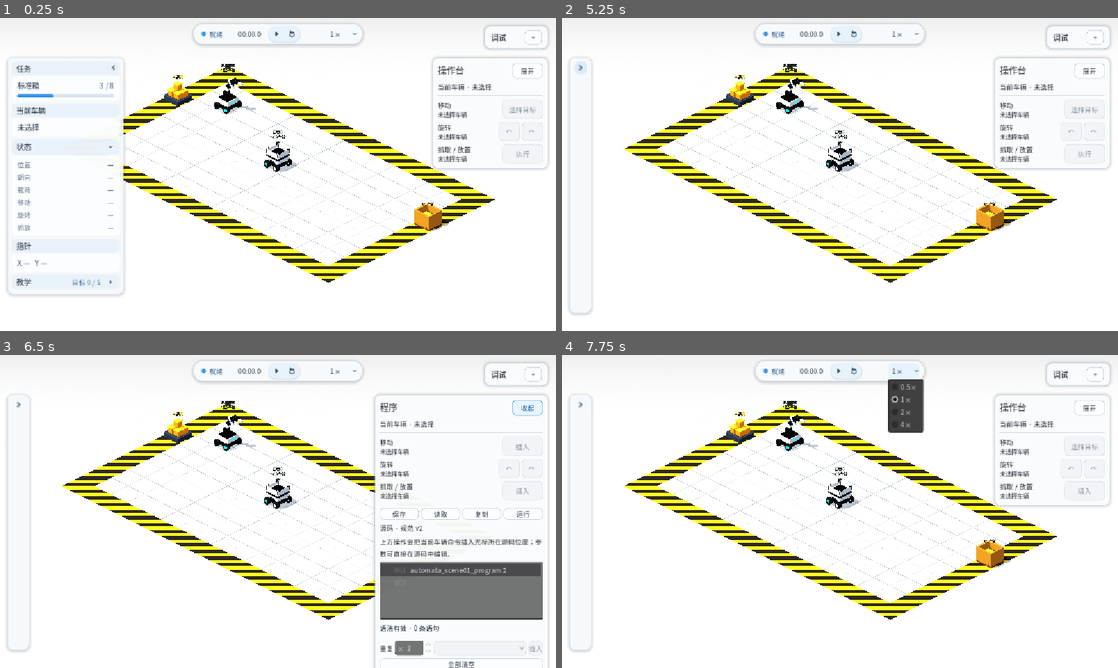
Above: before the commit, frames 1-4 (two rows, left to right).
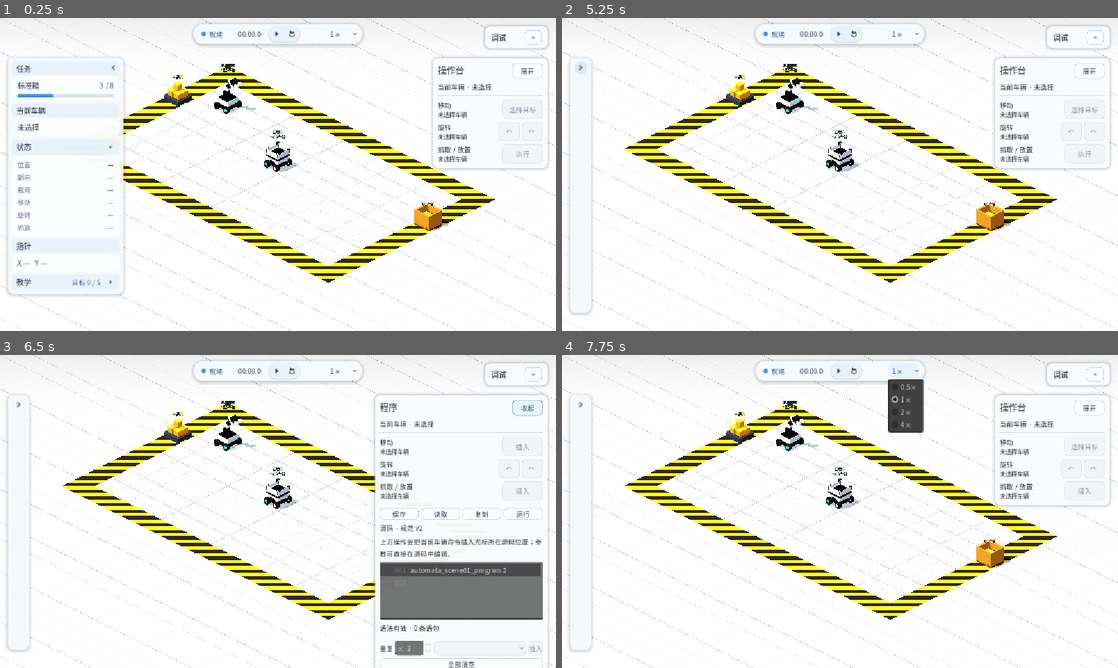
Above: after the commit, the same moments.

Repository: Ri0n72Y/automata
Game: Godot game, scene res://scenes/scene_01/scene_01_basic_packing.tscn
The game is run twice, just before and just after one commit, with the same random seed, the same clock (stepped at 60 frames per second) and the same inputs.
Inputs (mouse positions are in pixels of both pictures, inside the frame that each line leads up to):
- Up to frame 1 (0.25 s): no input
- Up to frame 2 (5.25 s): click (673, 146) at 0.5 s; click (673, 199) at 1.27 s; click "下一步" at 2 s; click "上一步" at 2.75 s; click "跳过教学" at 3.5 s; click "打开教学" at 4.25 s; click (673, 68) at 5 s
- Up to frame 3 (6.5 s): click "展开" at 5.75 s
- Up to frame 4 (7.75 s): click "收起" at 6.5 s; click "1×" at 7.25 s

The runs differ from the first frame. In frame 1, 0.7% of the frame differs, in the area x 0-100%, y 0-100%; in frame 2, 0.9%; in frame 3, 0.7%; in frame 4, 0.9%.

Commit message:
art(scene-01): rebalance matte tile floor and normal relief

Diff:
--- a/scenes/scene_01/materials/floor_cross_backdrop.tres
+++ b/scenes/scene_01/materials/floor_cross_backdrop.tres
@@ -10,10 +10,10 @@
 shader_parameter/normal_texture = ExtResource("3_normal")
 shader_parameter/tile_repeat = Vector2(200, 200)
 shader_parameter/tint = Color(1, 1, 1, 1)
-shader_parameter/albedo_lift = 0.055
-shader_parameter/albedo_contrast = 0.92
-shader_parameter/normal_depth = 1.10
-shader_parameter/roughness_value = 0.75
+shader_parameter/albedo_lift = 0.01
+shader_parameter/albedo_contrast = 0.97
+shader_parameter/normal_depth = 1.55
+shader_parameter/roughness_value = 0.86
 shader_parameter/roughness_variation = 0.025
 shader_parameter/metallic_value = 0.015
-shader_parameter/specular_value = 0.28
+shader_parameter/specular_value = 0.18
